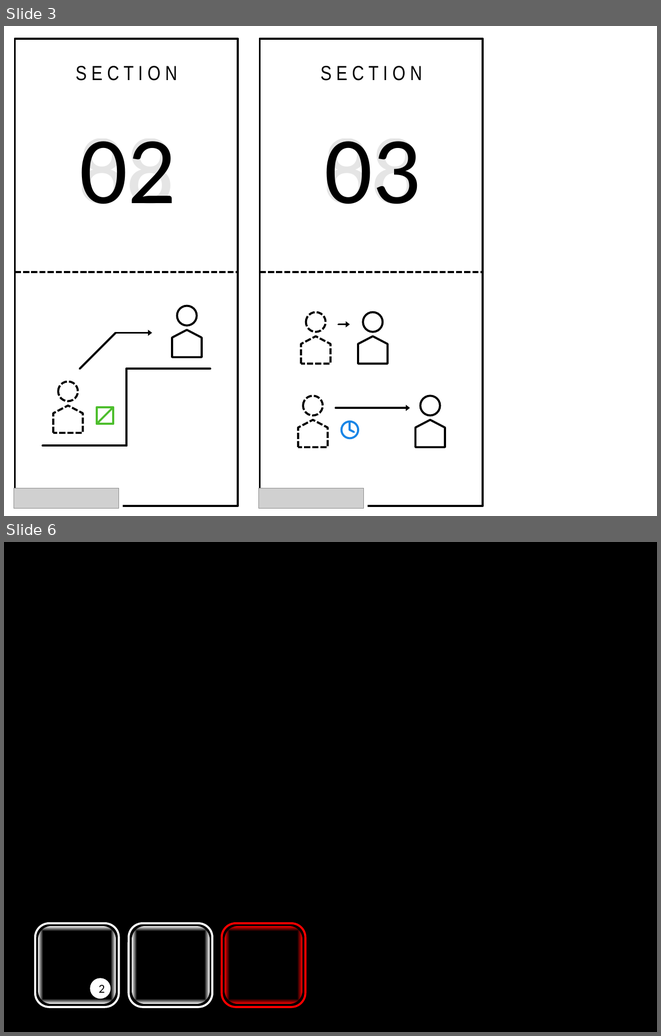
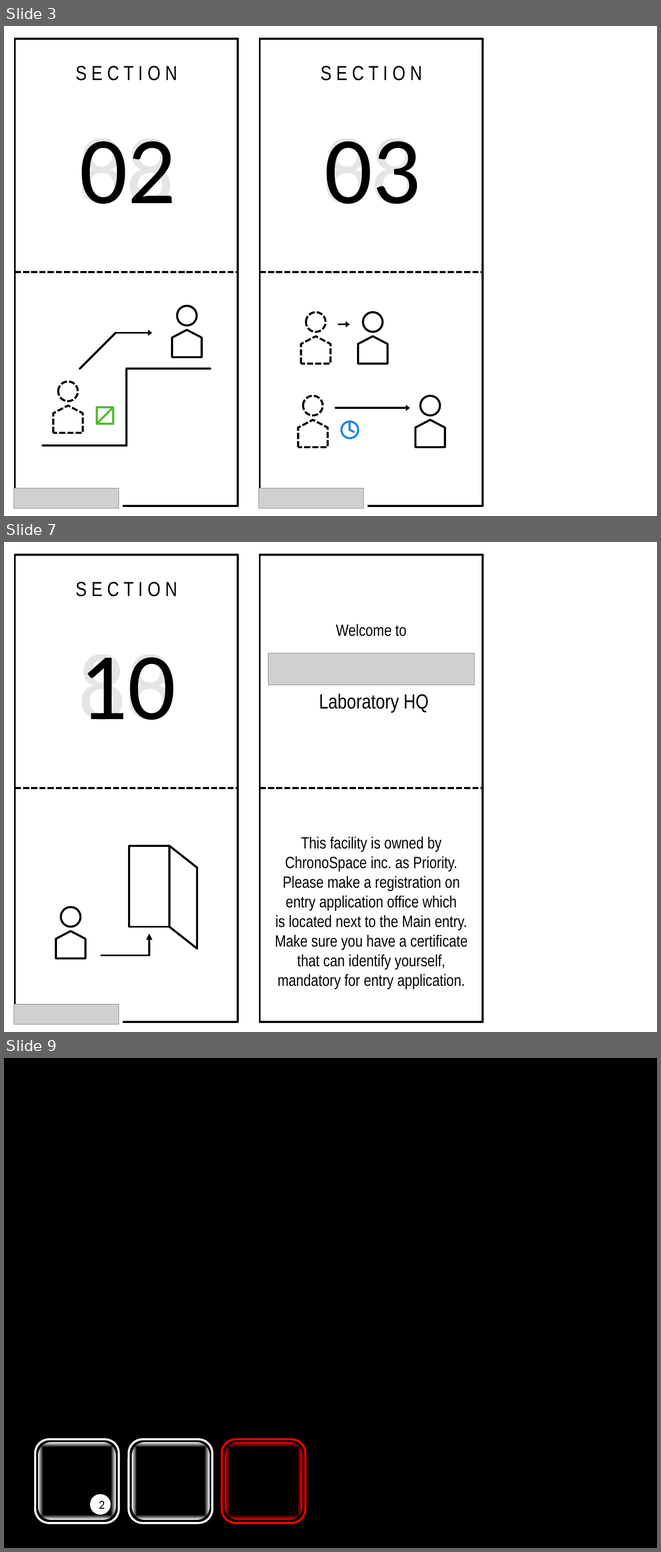
Before and after one commit to DevelopingEmpire/Chronospace_platformer, a slide deck: Assets/5_images/chronospace_logo.pptx. Shown one above the other, each under a label of ours: slides 3 and 6 before the commit, slides 3, 7 and 9 after it; the slides between them are not shown. The pictures are 661x1036 and 661x1552 pixels, drawn with LibreOffice and Linux fonts; fonts in the diff are those of the drawing; grey boxes stand for pictures. Boxes give left, top, right and bottom in pixels: in the first picture for what was removed or moved away, otherwise in the second. Text is boxed around its words. In the diff, an @@ line names an element or a change of style, - is before the commit and + after.

```diff
--- a/Assets/5_images/chronospace_logo.pptx
+++ b/Assets/5_images/chronospace_logo.pptx
@@ slide 7 added at (x1=4, y1=542, x2=657, y2=1032), background #FFFFFF @@
@@ group added at (x1=249, y1=542, x2=494, y2=1032): 3 texts, 2 rectangles, 1 line, 1 picture @@
+Welcome to
+Laboratory HQ
+This facility is owned by
+ChronoSpace inc. as Priority.
+Please make a registration on
+entry application office which
+is located next to the Main entry.
+Make sure you have a certificate
+that can identify yourself,
+mandatory for entry application.
@@ group added at (x1=14, y1=555, x2=238, y2=1024): 3 rectangles, 3 texts, 1 picture, 1 line, 1 ellipse, 1 pentagon arrow, 1 parallelogram, 1 elbow arrow @@
+10
+88
+S E C T I O N
@@ what was slide 6 is now slide 9 @@
```
Also in this commit, not shown: 2 slides changed, 2 other slides added, 21 other files.
